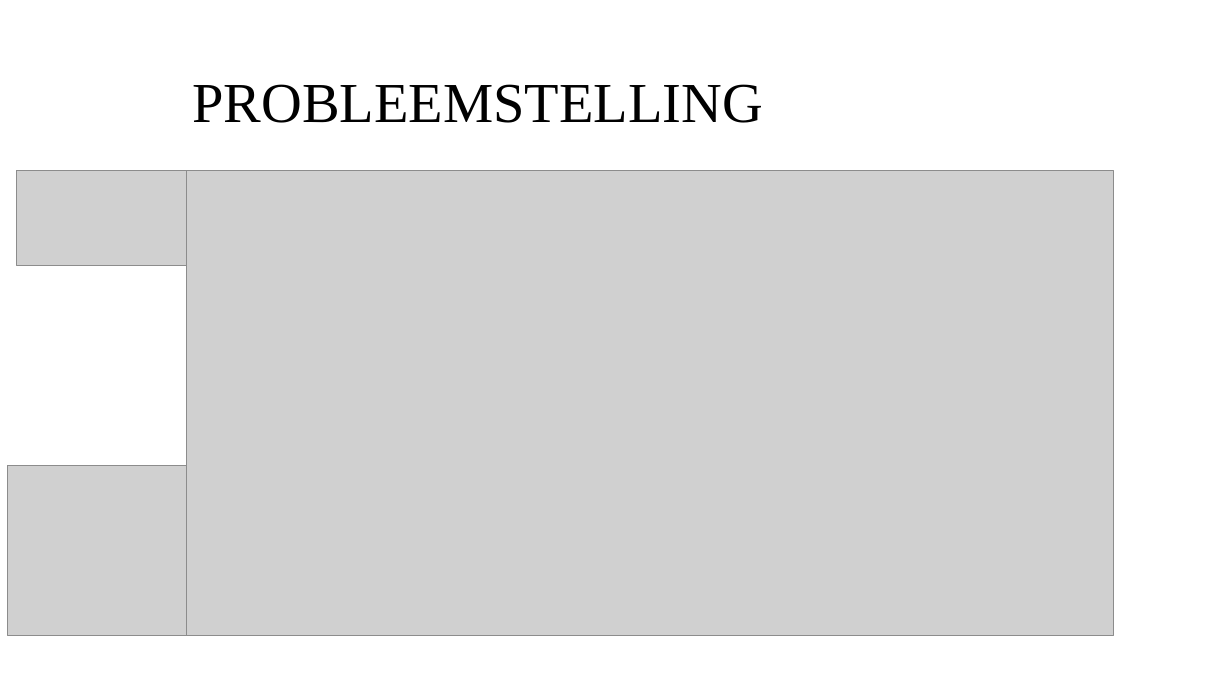
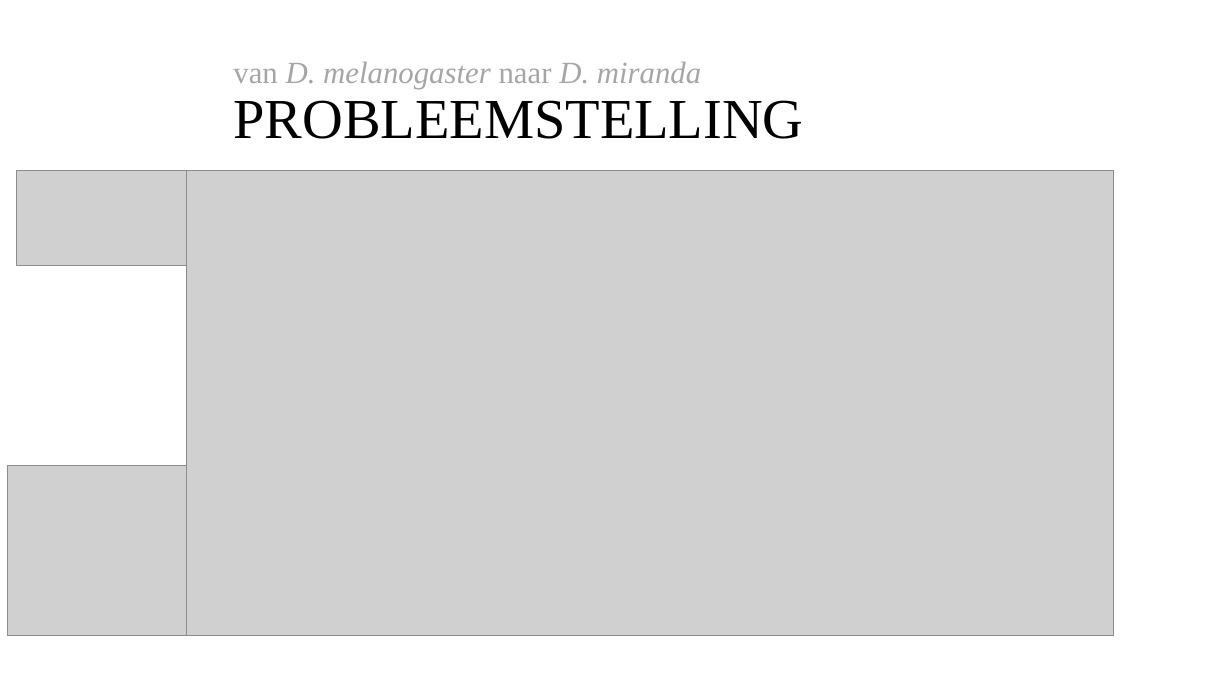
Before and after one commit to Leanderrr/fruitvliegen, a slide deck: slide 2 of verslaglegging en presentaties/Powerpont 1.pptx. Drawn at 1232x693 pixels with LibreOffice and Linux fonts; fonts in the diff are those of the drawing; grey boxes stand for pictures. Boxes give left, top, right and bottom in pixels: in the first picture for what was removed or moved away, otherwise in the second. Text is boxed around its words. In the diff, an @@ line names an element or a change of style, - is before the commit and + after.

```diff
--- a/verslaglegging en presentaties/Powerpont 1.pptx
+++ b/verslaglegging en presentaties/Powerpont 1.pptx
@@ title at [233,62,803,139]: text changed; size 44 to 24 pt; text colour #000000 to #A6A6A6 @@
-PROBLEEMSTELLING
+van D. melanogaster naar D. miranda
+PROBLEEMSTELLING
```
Also in this commit, not shown: 2 other slides changed, 3 other files.
